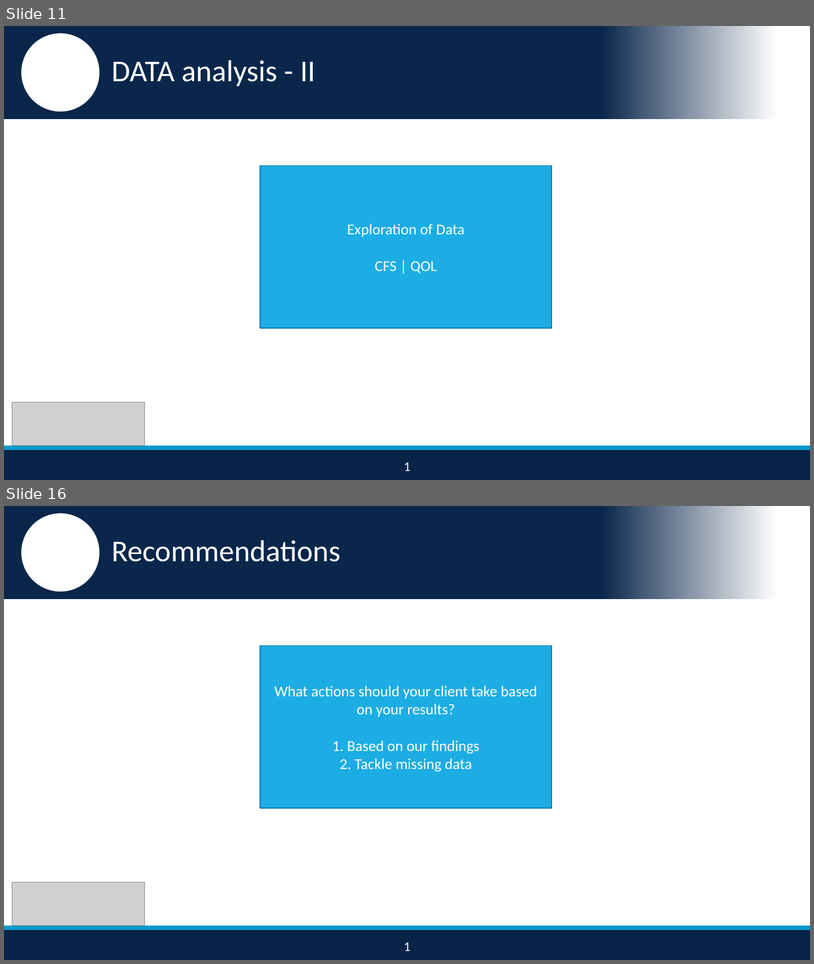
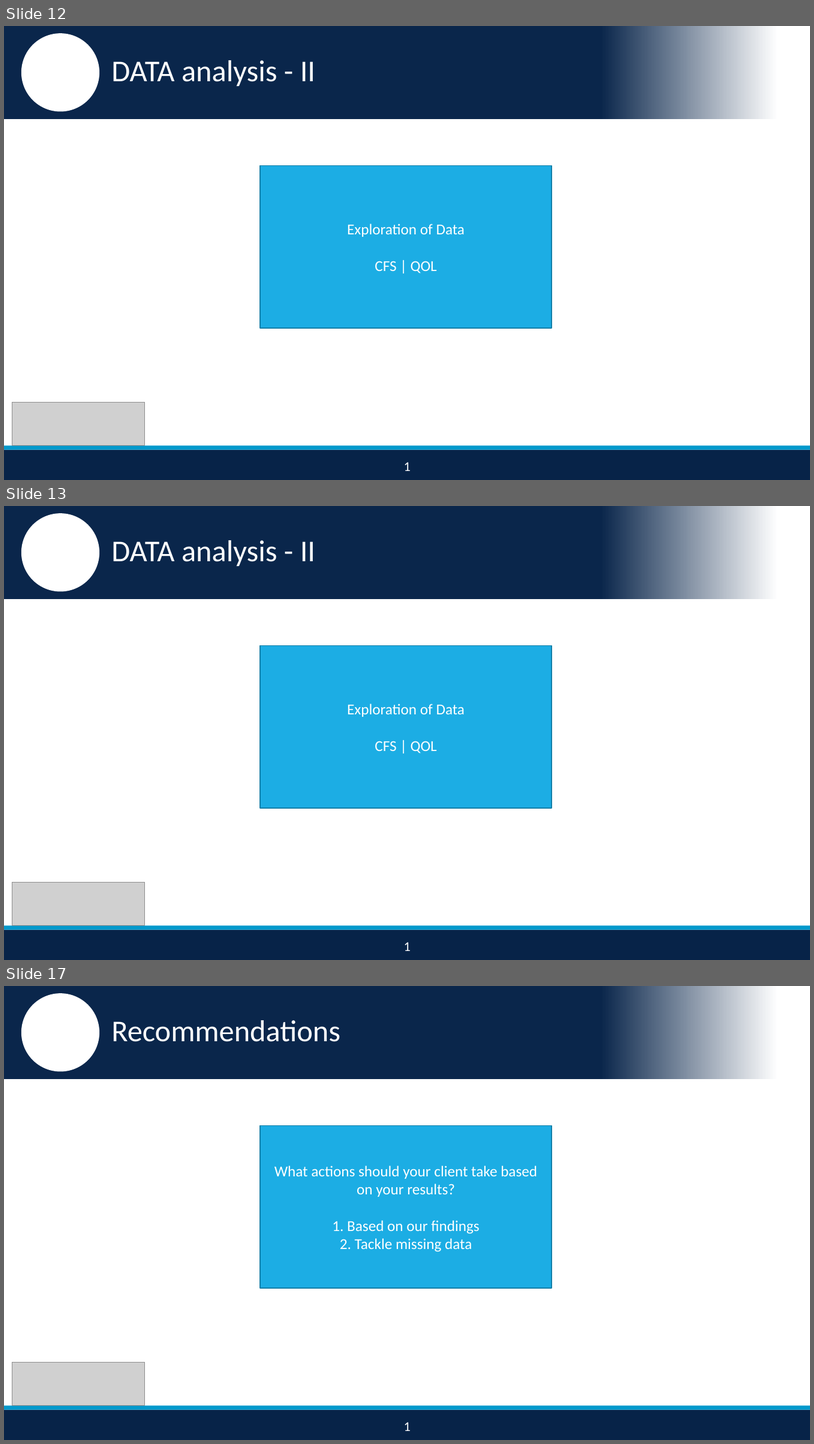
Before and after one commit to nikhilba/NOLA, a slide deck: Presentation/NOLA_Midterm_Presentation_v1.1.pptx. Shown one above the other, each under a label of ours: slides 11 and 16 before the commit, slides 12, 13 and 17 after it; the slides between them are not shown. The pictures are 814x964 and 814x1444 pixels, drawn with LibreOffice and Linux fonts; fonts in the diff are those of the drawing; grey boxes stand for pictures; background and template pictures are left out. Boxes give left, top, right and bottom in pixels: in the first picture for what was removed or moved away, otherwise in the second. Text is boxed around its words. In the diff, an @@ line names an element or a change of style, - is before the commit and + after.

```diff
--- a/Presentation/NOLA_Midterm_Presentation_v1.1.pptx
+++ b/Presentation/NOLA_Midterm_Presentation_v1.1.pptx
@@ slide 13 added at (4,506,810,960), background #FFFFFF; not listed: 4 template elements that a slide beside it also shows @@
@@ text added at (111,540,315,566), 36 pt, text #FFFFFF @@
+DATA analysis - II
@@ rectangle added at (260,646,552,808), fill #1CADE4, outline #1580A9 1.25 pt, 18 pt, text #FFFFFF @@
+Exploration of Data
+CFS | QOL
@@ picture added at (12,882,145,925) @@
@@ text added at (404,942,411,951), 16 pt, text #FFFFFF @@
+1
@@ what was slide 11 is now slide 12 @@
@@ what was slide 16 is now slide 17 @@
```
Also in this commit, not shown: 7 slides changed, 2 other slides added, 2 slides removed.
